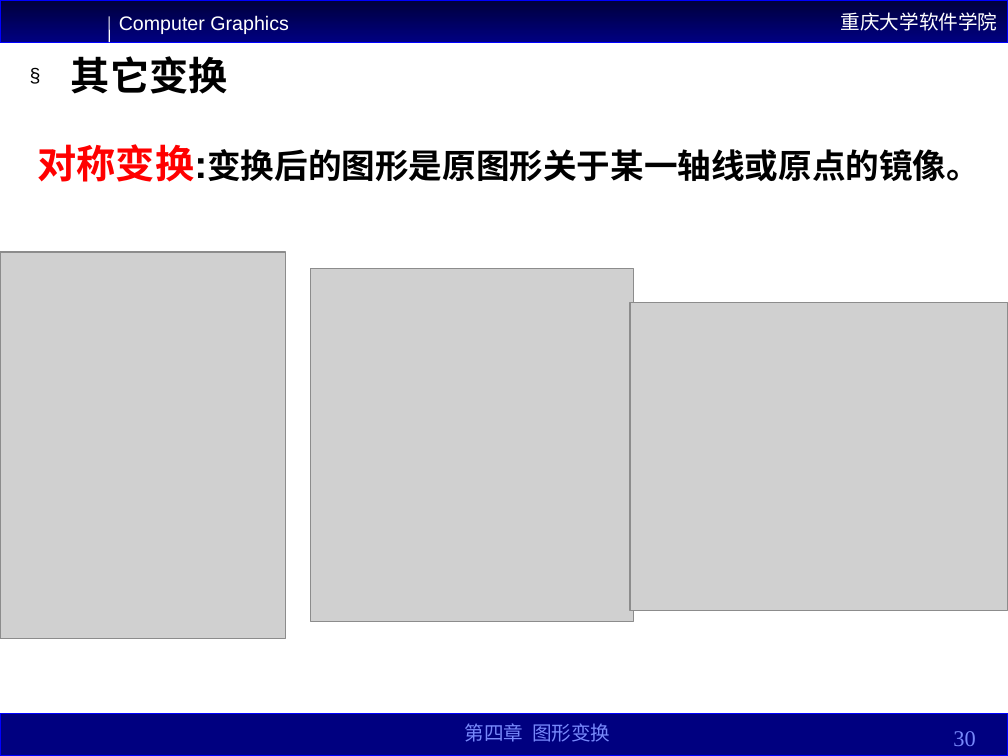
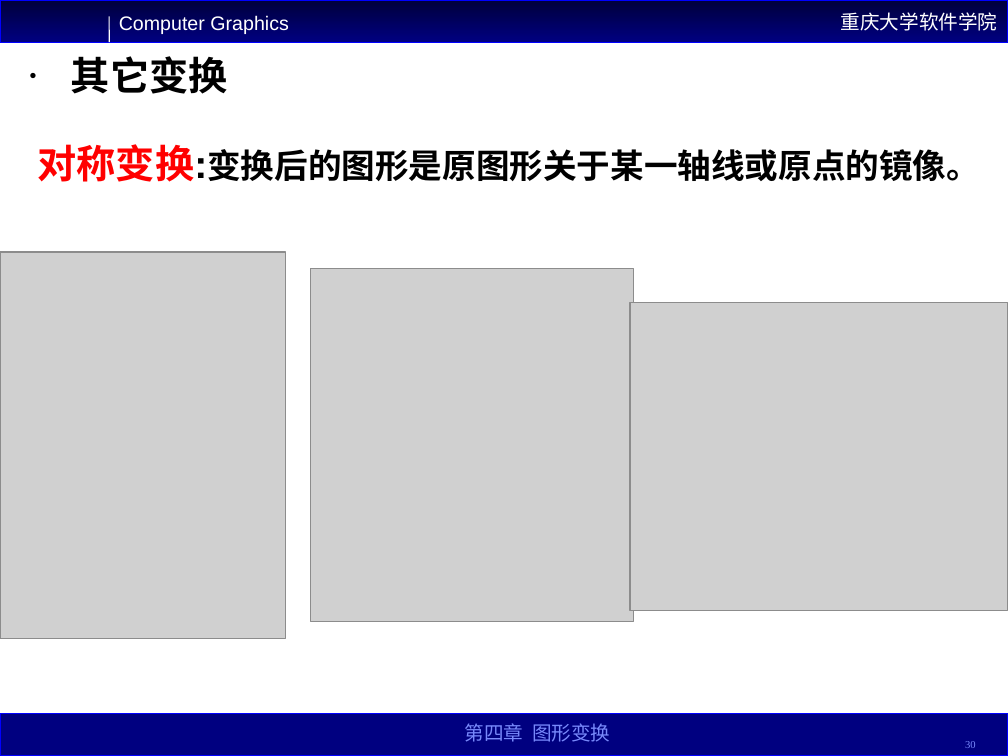
Before and after one commit to YYYYWD/Common, a slide deck: slide 30 of 大三上课件/计算机图形学/第四章.ppt. Drawn at 1008x756 pixels with LibreOffice and Linux fonts; fonts in the diff are those of the drawing; grey boxes stand for pictures. Boxes give left, top, right and bottom in pixels: in the first picture for what was removed or moved away, otherwise in the second. Text is boxed around its words. In the diff, an @@ line names an element or a change of style, - is before the commit and + after.

```diff
--- a/大三上课件/计算机图形学/第四章.ppt
+++ b/大三上课件/计算机图形学/第四章.ppt
@@ text "其它变换" at (x1=71, y1=56, x2=228, y2=94): bullet § to • @@
@@ page number at (x1=965, y1=741, x2=976, y2=748): size 16 to 7.6 pt; line spacing 1 to 0.8 @@
```
Also in this commit, not shown: 3 other slides changed, 44 other files.
